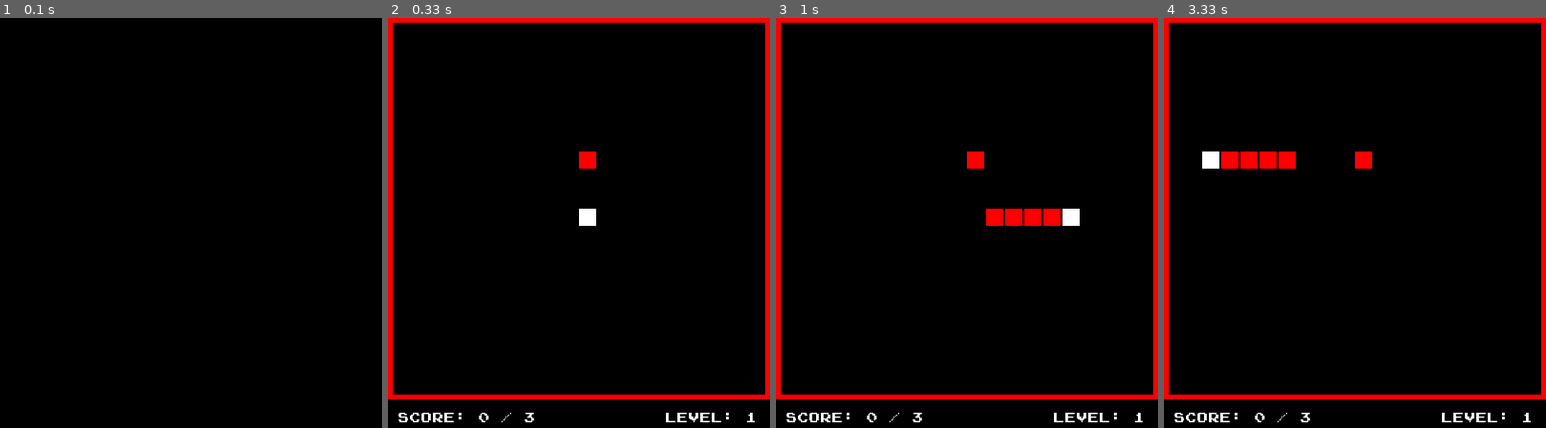
Above: before the commit, frames 1-4 (left to right).
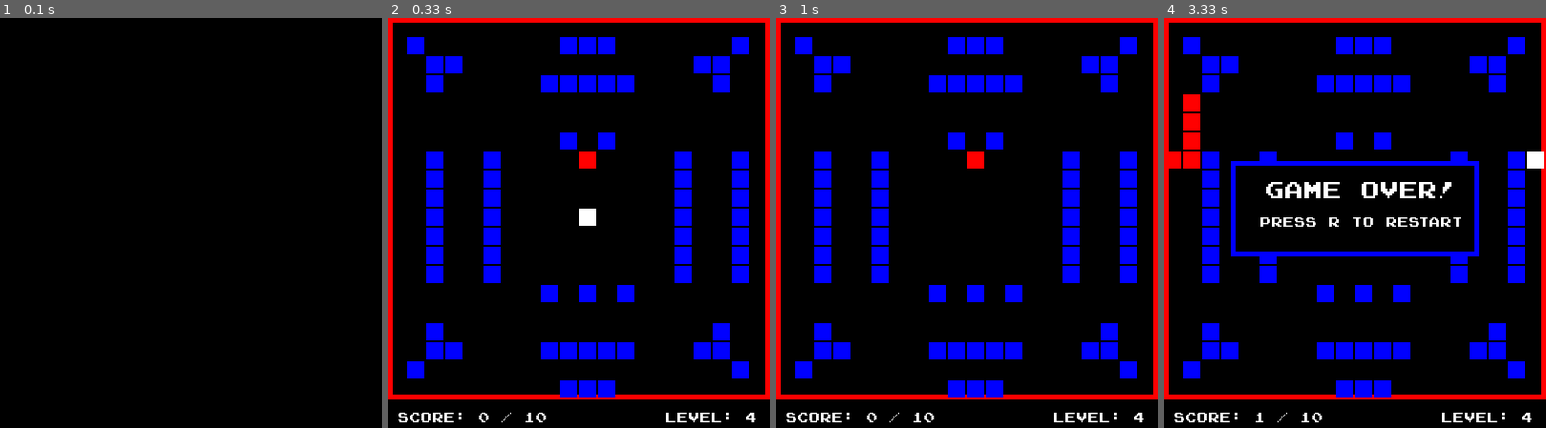
Above: after the commit, the same moments.

Repository: egortrussov/python-projects
Game: pygame game, started from snake_game/script.py
Two runs of this game, one before a commit and one after it. Both use one fixed random seed, a clock stepped at 60 frames per second and the inputs below.
Inputs:
- Up to frame 1 (0.1 s): no input
- Up to frame 2 (0.33 s): no input
- Up to frame 3 (1 s): hold Right 0.33-0.8 s; hold R from 0.83 s (still down); hold Up from 0.83 s (still down)
- Up to frame 4 (3.33 s): release R at 1.13 s; release Up at 1.13 s; hold Right 1.5-1.97 s; hold Left 2-2.53 s; hold Down 2.57-2.87 s; hold Left 2.9-3.3 s

Frame 1 is identical in both runs. In frame 2, 12% of the frame differs, in the area x 5-97%, y 4-99%; in frame 3, 13%; in frame 4, 16%, in the area x 1-100%, y 4-99%.

Commit message:
new level in snake game added

Diff:
--- a/snake_game/script.py
+++ b/snake_game/script.py
@@ -34,15 +34,17 @@
 isGameOver = False
 isNextLevelMenu = False
 isFinishGameMenu = False
-level = 1
-goalScore = 3
-levelNum = 3
+level = 4
+goalScore = 10
+levelNum = 4
 walls = []
 isSizeReducingBonusShown = False
 hasSizeReducingBonusBeenEaten = False
 sizeReducingBonusX = 0
 sizeReducingBonusY = 0
-scoreToShowSizeReducingBonus = 2
+scoreToShowSizeReducingBonus = 5
+snakeColor = [255, 0, 0]
+timeWhenColorChanged = 0
 
 def reset():
     global playerX;
@@ -59,6 +61,8 @@
     global isGameOver
     global hasSizeReducingBonusBeenEaten
     global isSizeReducingBonusShown
+    global snakeColor
+    global timeWhenColorChanged
 
     playerX = 10
     playerY = 10
@@ -74,6 +78,8 @@
     isGameOver = False
     hasSizeReducingBonusBeenEaten = False
     isSizeReducingBonusShown = False
+    snakeColor = [255, 0, 0]
+    timeWhenColorChanged = 0
 
 def drawApple():
     pygame.draw.rect(screen, [255, 0, 0], [
@@ -88,6 +94,44 @@
     global walls
 
     walls = []
+
+    if level == 3:
+        walls.append(Node(5, 3))
+        walls.append(Node(5, 5))
+        walls.append(Node(5, 7))
+        walls.append(Node(5, 9))
+        walls.append(Node(5, 11))
+        walls.append(Node(5, 13))
+        walls.append(Node(5, 15))
+
+        walls.append(Node(15, 3))
+        walls.append(Node(15, 5))
+        walls.append(Node(15, 7))
+        walls.append(Node(15, 9))
+        walls.append(Node(15, 11))
+        walls.append(Node(15, 13))
+        walls.append(Node(15, 15))
+
+        # walls.append(Node(7, 3))
+        walls.append(Node(9, 3))
+        walls.append(Node(11, 3))
+        # walls.append(Node(13, 3))
+
+        # walls.append(Node(7, 15))
+        walls.append(Node(9, 15))
+        walls.append(Node(11, 15))
+        # walls.append(Node(13, 15))
+
+
+
+        for wall in walls:
+            pygame.draw.rect(screen, [0, 0, 255], [
+                wall.x * gridSize,
+                wall.y * gridSize,
+                gridSize - 2,
+                gridSize - 2
+            ])
+
     if level == 2:
         walls.append(Node(2, 2))
         walls.append(Node(2, 3))
@@ -141,7 +185,7 @@
                 gridSize - 2,
                 gridSize - 2
             ])
-    if level == 3:
+    if level == 4:
         walls.append(Node(2, 2))
         walls.append(Node(2, 3))
         walls.append(Node(3, 2))
@@ -214,6 +258,13 @@
         walls.append(Node(18, 1))
         walls.append(Node(1, 18))
         walls.append(Node(18, 18))
+
+        walls.append(Node(10, 14))
+        walls.append(Node(8, 14))
+        walls.append(Node(12, 14))
+
+        walls.append(Node(9, 6))
+        walls.append(Node(11, 6))
 
 
         for wall in walls:
@@ -272,8 +323,11 @@
 
 pygame.display.flip()
 
+timer = 0
+
 while (running):
     pygame.time.delay(100)
+    timer += 1
 
     for event in pygame.event.get():
         if event.type == pygame.QUIT:
@@ -351,9 +405,13 @@
 
     index = 0
 
+    if timeWhenColorChanged and timer - timeWhenColorChanged >= 4:
+        timeWhenColorChanged = 0
+        snakeColor = [255, 0, 0]
+
     for node in trail:
         index += 1
-        nodeColor = [255, 0, 0]
+        nodeColor = snakeColor
         if (index == len(trail)):
             nodeColor = [255, 255, 255]
         pygame.draw.rect(screen, nodeColor, [
@@ -412,6 +470,8 @@
             isSizeReducingBonusShown = False
             hasSizeReducingBonusBeenEaten = True
             tail = 5
+            snakeColor = [255, 255, 255]
+            timeWhenColorChanged = timer
 
 
         if (appleX == playerX and appleY == playerY):
